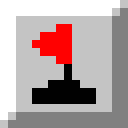
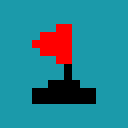
Layer changes from the first 128×128 image to the second:
hid "Layer 3" over [0, 0, 120, 120]
hid "Layer 2" over [8, 8, 128, 128]
hid "Layer 1" over [0, 0, 128, 128]
showed "Layer 0" over [0, 0, 128, 128]
